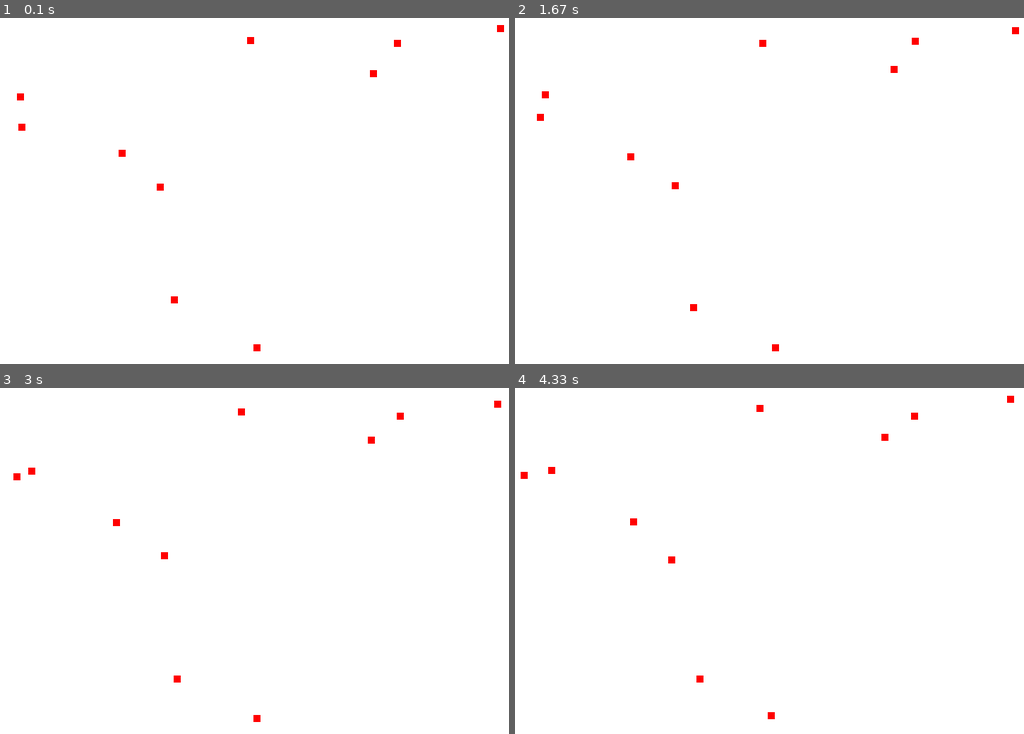
Above: before the commit, frames 1-4 (two rows, left to right).
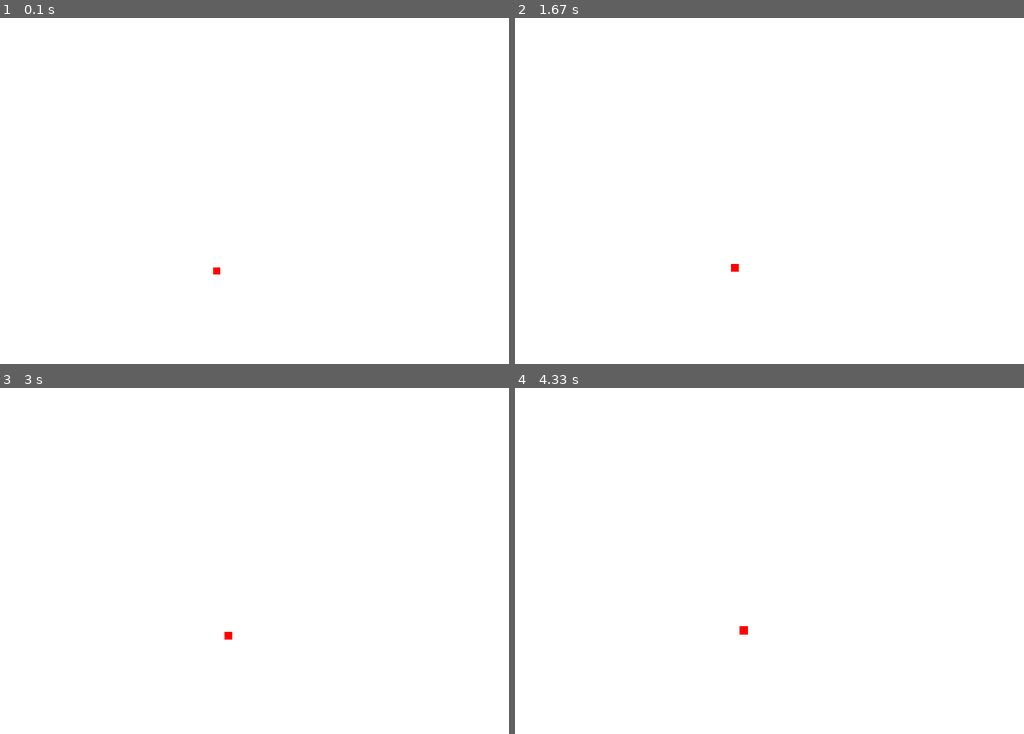
Above: after the commit, the same moments.

Repository: Florian-DELRIEU/CoursesAndTest
Game: pygame game, started from Pygame/pygame_GPT1.py
Two runs of this game, one before a commit and one after it. Both use one fixed random seed, a clock stepped at 60 frames per second and the inputs below.
Inputs:
- Up to frame 1 (0.1 s): no input
- Up to frame 2 (1.67 s): no input
- Up to frame 3 (3 s): no input
- Up to frame 4 (4.33 s): no input

The runs differ from the first frame. In frame 1, 0.3% of the frame differs, in the area x 3-100%, y 2-97%; in frame 2, 0.3%; in frame 3, 0.3%; in frame 4, 0.3%, in the area x 1-99%, y 2-96%.

Commit message:
Update pygame_GPT1.py
- add split function
- add gain energy function

Diff:
--- a/Pygame/pygame_GPT1.py
+++ b/Pygame/pygame_GPT1.py
@@ -19,12 +19,13 @@
 
 # Classes pour les proies et les prédateurs
 class Blob:
-    def __init__(self):
-        self.x = random.randint(0, width)
-        self.y = random.randint(0, height)
+    def __init__(self,x=None,y=None):
+        self.x = random.randint(0, width) if x == None else x
+        self.y = random.randint(0, height) if y == None else y
         self.direction = random.randint(0,360)
         self.speed = 1
         self.size = 10
+        self.energy = 1
 
     def draw(self, window):
         pygame.draw.rect(window, RED, (self.x, self.y, self.size, self.size))
@@ -35,9 +36,18 @@
             self.x += self.speed * np.cos(self.direction)
             self.y += self.speed * np.sin(self.direction)
 
+    def gain_energy(self,amount=1):
+        self.energy += amount
+        self.size = 0.1*self.energy + 10
+
+    def try_split(self):
+        if self.energy > 100:
+            Blobs.append(Blob(self.x,self.y))
+            self.energy -= 100
+
 
 # Liste de proies et de prédateurs
-Blobs = [Blob() for _ in range(10)]
+Blobs = [Blob(300,400) for _ in range(1)]
 
 # Boucle principale
 running = True
@@ -49,6 +59,8 @@
     window.fill(WHITE)
     for blob in Blobs:
         blob.move()
+        blob.gain_energy(0.1)
+        blob.try_split()
         blob.draw(window)
 
     # Dessiner les proies et les prédateurs
